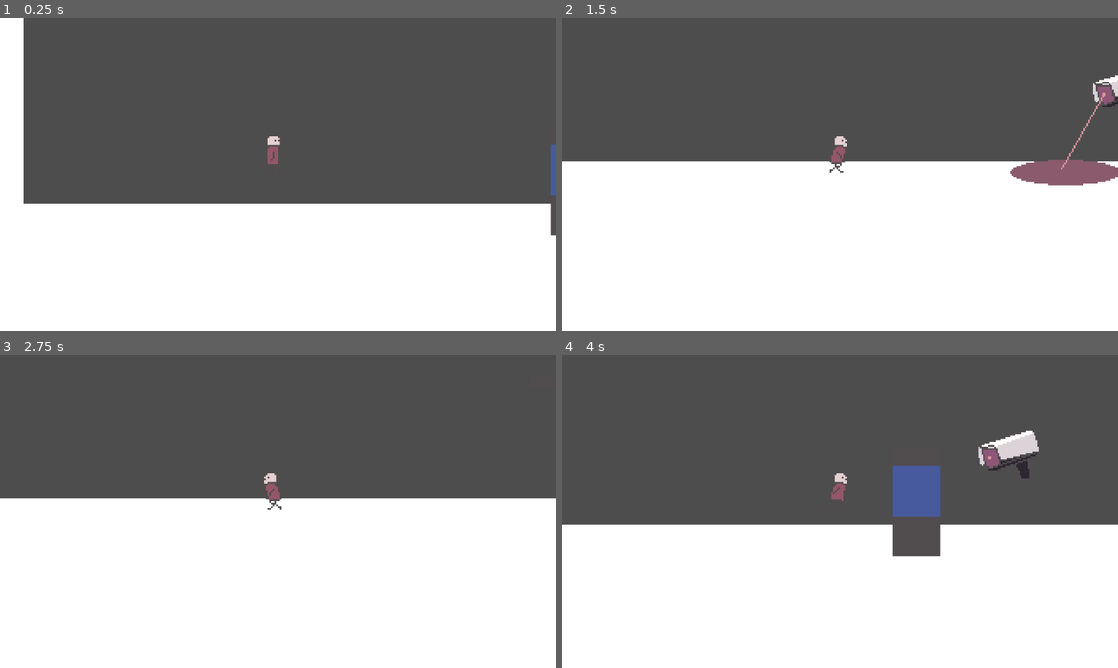
Above: before the commit, frames 1-4 (two rows, left to right).
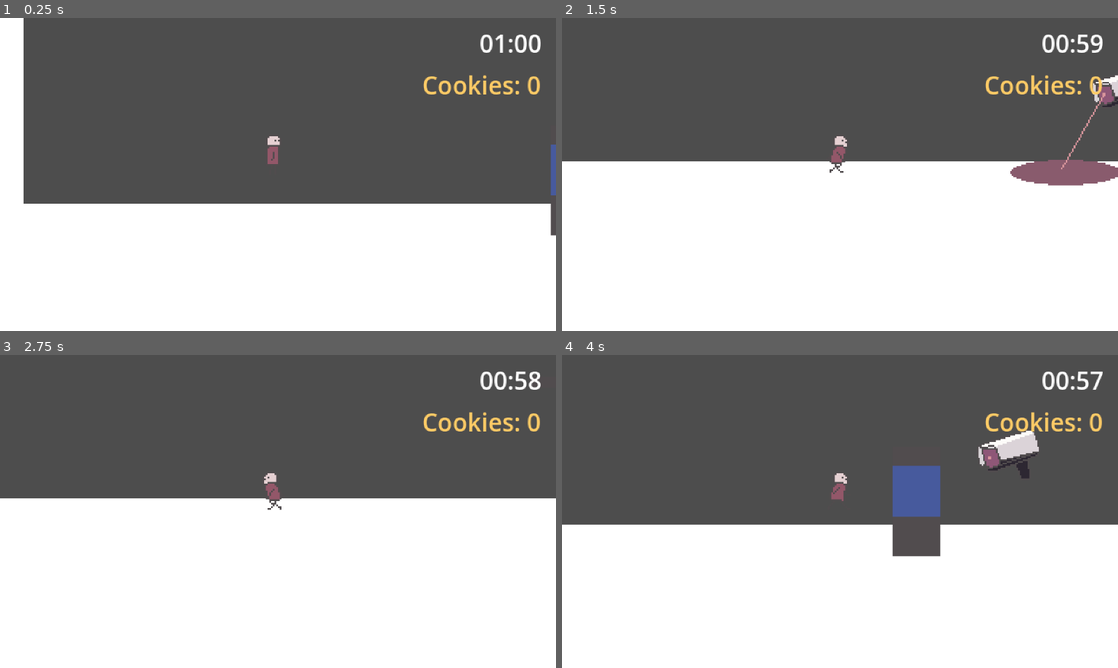
Above: after the commit, the same moments.

Repository: asierpernias/little-guy
Game: Godot game, scene res://scenes/main.tscn
Two runs of this game, one before a commit and one after it. Both use one fixed random seed, a clock stepped at 60 frames per second and the inputs below.
Inputs:
- Up to frame 1 (0.25 s): no input
- Up to frame 2 (1.5 s): tap Enter (ui_accept) at 0.5, 0.77 s; hold Right (ui_right) from 0.53 s (still down)
- Up to frame 3 (2.75 s): tap Enter (ui_accept) at 1.52 s; release Right (ui_right) at 2.03 s; hold Left (ui_left) from 2.03 s (still down)
- Up to frame 4 (4 s): tap Enter (ui_accept) at 2.75, 3.02, 3.77 s; release Left (ui_left) at 2.78 s; hold Right (ui_right) from 2.78 s (still down)

The runs differ from the first frame. In frame 1, 0.8% of the frame differs, in the area x 76-98%, y 5-25%; in frame 2, 0.8%; in frame 3, 0.8%; in frame 4, 0.8%.

Commit message:
HUD basic and colector

Diff:
--- /dev/null
+++ b/scenes/area_2d.gd
@@ -0,0 +1,11 @@
+extends Area2D
+
+
+func _ready() -> void:
+	body_entered.connect(_on_body_entered)
+
+
+func _on_body_entered(body: Node2D) -> void:
+	if body is CharacterBody2D and body.is_in_group("player"):
+		get_tree().get_first_node_in_group("hud").add_cookie()
+		queue_free()
--- /dev/null
+++ b/scenes/cookie.gd
@@ -0,0 +1,11 @@
+extends Area2D
+
+
+func _ready() -> void:
+	body_entered.connect(_on_body_entered)
+
+
+func _on_body_entered(body: Node2D) -> void:
+	if body is CharacterBody2D and body.is_in_group("player"):
+		get_tree().get_first_node_in_group("hud").add_cookie()
+		queue_free()
--- /dev/null
+++ b/scenes/cookie.tscn
@@ -0,0 +1,17 @@
+[gd_scene format=3 uid="uid://8nqclv6y6vmm"]
+
+[ext_resource type="Script" uid="uid://b6pgh7eiewguc" path="res://scenes/area_2d.gd" id="1_i5c4t"]
+
+[sub_resource type="CircleShape2D" id="CircleShape2D_82po7"]
+radius = 24.020824
+
+[node name="Cookie" type="Node2D" unique_id=946515419]
+
+[node name="Area2D" type="Area2D" parent="." unique_id=1910838134]
+script = ExtResource("1_i5c4t")
+
+[node name="CollisionShape2D" type="CollisionShape2D" parent="Area2D" unique_id=500911038]
+position = Vector2(0, 1)
+shape = SubResource("CircleShape2D_82po7")
+
+[node name="Sprite2D" type="Sprite2D" parent="." unique_id=968825991]
--- /dev/null
+++ b/scenes/hud.gd
@@ -0,0 +1,161 @@
+extends CanvasLayer
+
+signal time_up
+signal cookies_changed(total: int)
+
+@export_group("Timer")
+@export var duration: float = 60.0
+@export var autostart: bool = true
+@export var pause_during_respawn: bool = true
+
+@export_group("Cookies")
+@export var cookie_text: String = "Cookies: %d"
+@export var cookie_font_size: int = 24
+@export var cookie_color: Color = Color(1.0, 0.8, 0.4)
+
+@export_group("Appearance")
+@export var font: Font
+@export var font_size: int = 32
+@export var normal_color: Color = Color.WHITE
+@export var warning_color: Color = Color(1.0, 0.3, 0.3)
+@export var warning_time: float = 10.0
+@export var outline_size: int = 0
+@export var outline_color: Color = Color.BLACK
+
+@export_group("Position")
+@export var margin_top: float = 12.0
+@export var margin_right: float = 16.0
+
+var time_left: float = 0.0
+var running: bool = false
+var finished: bool = false
+var respawn_paused: bool = false
+var cookies: int = 0
+
+var container: VBoxContainer
+var timer_label: Label
+var cookie_label: Label
+
+
+func _ready() -> void:
+	layer = 10
+	add_to_group("hud")
+
+	container = VBoxContainer.new()
+	add_child(container)
+
+	timer_label = create_label(font_size, normal_color)
+	cookie_label = create_label(cookie_font_size, cookie_color)
+
+	container.set_anchors_preset(Control.PRESET_TOP_RIGHT)
+	container.grow_horizontal = Control.GROW_DIRECTION_BEGIN
+	container.offset_right = -margin_right
+	container.offset_left = -margin_right
+	container.offset_top = margin_top
+
+	time_left = duration
+	update_timer_label()
+	update_cookie_label()
+
+	if pause_during_respawn:
+		var respawn_manager = get_node_or_null("/root/Respawn")
+		if respawn_manager != null:
+			respawn_manager.respawn_started.connect(_on_respawn_started)
+			respawn_manager.respawn_finished.connect(_on_respawn_finished)
+
+	if autostart:
+		start()
+
+
+func create_label(size: int, color: Color) -> Label:
+	var new_label: Label = Label.new()
+	new_label.horizontal_alignment = HORIZONTAL_ALIGNMENT_RIGHT
+	if font != null:
+		new_label.add_theme_font_override("font", font)
+	new_label.add_theme_font_size_override("font_size", size)
+	new_label.add_theme_color_override("font_color", color)
+	new_label.add_theme_constant_override("outline_size", outline_size)
+	new_label.add_theme_color_override("font_outline_color", outline_color)
+	container.add_child(new_label)
+	return new_label
+
+
+func _process(delta: float) -> void:
+	if not running or respawn_paused:
+		return
+
+	time_left -= delta
+
+	if time_left <= 0.0:
+		time_left = 0.0
+		running = false
+		finished = true
+		update_timer_label()
+		print("HUD timer finished")
+		time_up.emit()
+		return
+
+	update_timer_label()
+
+
+func start() -> void:
+	if finished:
+		return
+	running = true
+
+
+func pause() -> void:
+	running = false
+
+
+func resume() -> void:
+	if not finished:
+		running = true
+
+
+func reset(new_duration: float = -1.0) -> void:
+	if new_duration > 0.0:
+		duration = new_duration
+	time_left = duration
+	finished = false
+	running = true
+	update_timer_label()
+
+
+func add_time(seconds: float) -> void:
+	time_left = max(time_left + seconds, 0.0)
+	update_timer_label()
+
+
+func add_cookie(amount: int = 1) -> void:
+	cookies += amount
+	update_cookie_label()
+	cookies_changed.emit(cookies)
+
+
+func reset_cookies() -> void:
+	cookies = 0
+	update_cookie_label()
+	cookies_changed.emit(cookies)
+
+
+func update_timer_label() -> void:
+	var total_seconds: int = int(ceil(time_left))
+	var minutes: int = total_seconds / 60
+	var seconds: int = total_seconds % 60
+	timer_label.text = "%02d:%02d" % [minutes, seconds]
+
+	var is_warning: bool = time_left <= warning_time
+	timer_label.add_theme_color_override("font_color", warning_color if is_warning else normal_color)
+
+
+func update_cookie_label() -> void:
+	cookie_label.text = cookie_text % cookies
+
+
+func _on_respawn_started() -> void:
+	respawn_paused = true
+
+
+func _on_respawn_finished() -> void:
+	respawn_paused = false
--- a/scenes/main.tscn
+++ b/scenes/main.tscn
@@ -4,6 +4,8 @@
 [ext_resource type="PackedScene" uid="uid://i3xnphtxlebj" path="res://scenes/player.tscn" id="1_o5qli"]
 [ext_resource type="PackedScene" uid="uid://dwryd7tbgrbel" path="res://scenes/security_camera.tscn" id="2_sugp2"]
 [ext_resource type="Script" uid="uid://cdlrpfv6qcusj" path="res://scenes/camera.gd" id="3_sugp2"]
+[ext_resource type="Script" uid="uid://csihcckyotonh" path="res://scenes/hud.gd" id="5_tbgi4"]
+[ext_resource type="PackedScene" uid="uid://8nqclv6y6vmm" path="res://scenes/cookie.tscn" id="6_tefeu"]
 
 [sub_resource type="RectangleShape2D" id="RectangleShape2D_5fwtu"]
 size = Vector2(1108, 26)
@@ -59,3 +61,13 @@
 [node name="Camera" type="Camera2D" parent="player" unique_id=1331877594]
 position = Vector2(-15, -116)
 script = ExtResource("3_sugp2")
+
+[node name="HUD" type="CanvasLayer" parent="." unique_id=104089631]
+script = ExtResource("5_tbgi4")
+cookie_font_size = 14
+font_size = 14
+margin_top = 5.0
+margin_right = 8.0
+
+[node name="Cookie" parent="." unique_id=946515419 instance=ExtResource("6_tefeu")]
+position = Vector2(254, 136)
Not shown, added: scenes/area_2d.gd.uid
Not shown, added: scenes/cookie.gd.uid
Not shown, added: scenes/hud.gd.uid
